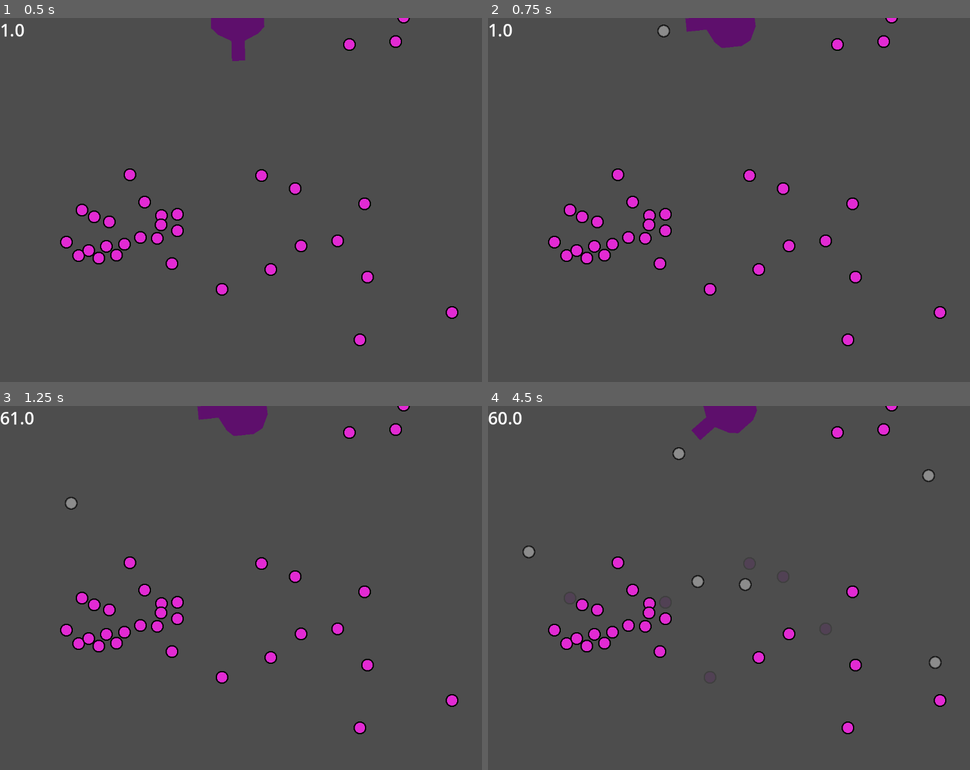
Above: before the commit, frames 1-4 (two rows, left to right).
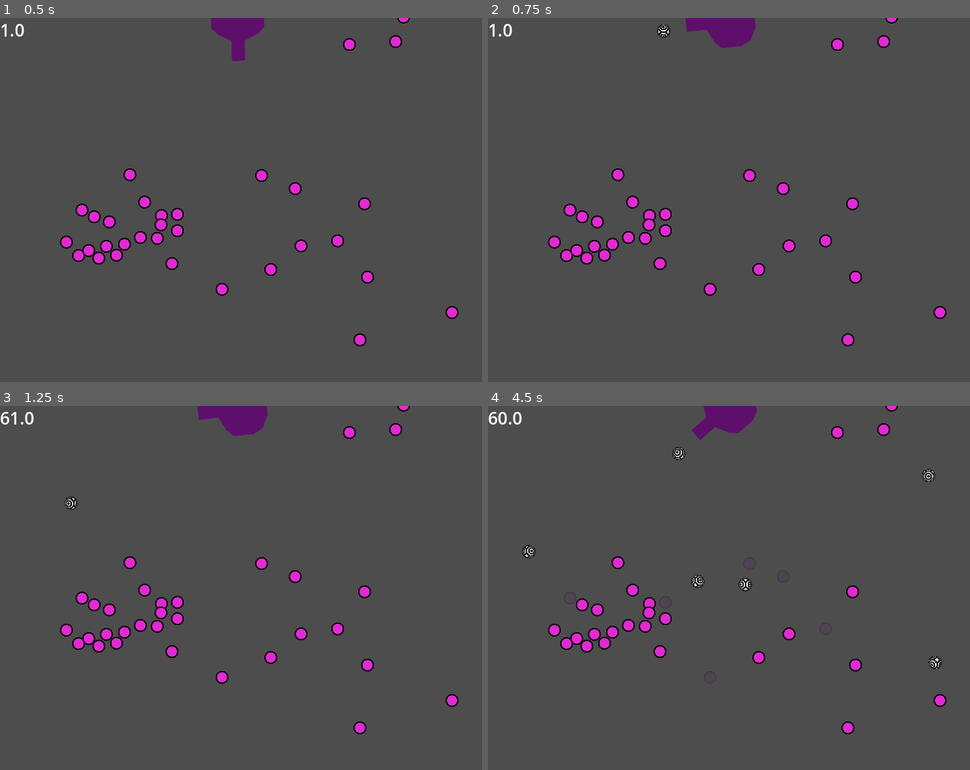
Above: after the commit, the same moments.

Repository: AugustTaub/plonki-deluxe
Game: Godot game, scene res://scenes/main.tscn
The game is run twice, just before and just after one commit, with the same random seed, the same clock (stepped at 60 frames per second) and the same inputs.
Inputs (mouse positions are in pixels of both pictures, inside the frame that each line leads up to):
- Up to frame 1 (0.5 s): no input
- Up to frame 2 (0.75 s): tap Enter at 0.5 s; move the mouse to (521, 43) at 0.52 s; click (521, 43) at 0.6 s
- Up to frame 3 (1.25 s): no input
- Up to frame 4 (4.5 s): move the mouse to (632, 606) at 1.27 s; click (632, 606) at 1.35 s; move the mouse to (777, 507) at 2.02 s; click (777, 507) at 2.1 s; move the mouse to (704, 660) at 2.77 s; click (704, 660) at 2.85 s; move the mouse to (873, 642) at 3.52 s; click (873, 642) at 3.6 s; move the mouse to (584, 533) at 4.27 s; click (584, 533) at 4.35 s

Frame 1 is identical in both runs. In frame 2, less than 0.1% of the frame differs, in the area x 35-38%, y 1-6%; in frame 3, less than 0.1%; in frame 4, 0.4%, in the area x 7-95%, y 11-73%.

Commit message:
added fake 3D ball shader

Diff:
--- a/2D/shaders/ball.tres
+++ b/2D/shaders/ball.tres
@@ -1,14 +1,55 @@
 [gd_resource type="VisualShader" format=3 uid="uid://cuhas6ut2cf4w"]
 
 [ext_resource type="Texture2D" uid="uid://j0uodtkukcni" path="res://2D/godot_gen_textures/ball.tres" id="1_cpubg"]
+
+[sub_resource type="VisualShaderNodeFloatOp" id="VisualShaderNodeFloatOp_cpubg"]
+
+[sub_resource type="VisualShaderNodeExpression" id="VisualShaderNodeExpression_cpubg"]
+size = Vector2(360, 240)
+expression = "float test = 10.0"
 
 [sub_resource type="VisualShaderNodeTexture" id="VisualShaderNodeTexture_167qn"]
 expanded_output_ports = [0]
 texture = ExtResource("1_cpubg")
 
+[sub_resource type="VisualShaderNodeColorOp" id="VisualShaderNodeColorOp_167qn"]
+
+[sub_resource type="VisualShaderNodeInput" id="VisualShaderNodeInput_167qn"]
+expanded_output_ports = [0]
+input_name = "uv"
+
+[sub_resource type="VisualShaderNodeInput" id="VisualShaderNodeInput_ieqdl"]
+input_name = "time"
+
+[sub_resource type="VisualShaderNodeFloatOp" id="VisualShaderNodeFloatOp_baf6l"]
+default_input_values = [0, 0.0, 1, 10.0]
+operator = 2
+
+[sub_resource type="VisualShaderNodeFloatFunc" id="VisualShaderNodeFloatFunc_m28vi"]
+function = 0
+
 [resource]
 mode = 1
 flags/light_only = false
+nodes/fragment/0/position = Vector2(800, 140)
 nodes/fragment/2/node = SubResource("VisualShaderNodeTexture_167qn")
-nodes/fragment/2/position = Vector2(-120, 180)
-nodes/fragment/connections = PackedInt32Array(2, 0, 0, 0, 2, 4, 0, 1)
+nodes/fragment/2/position = Vector2(-160, 400)
+nodes/fragment/4/node = SubResource("VisualShaderNodeColorOp_167qn")
+nodes/fragment/4/position = Vector2(300, -60)
+nodes/fragment/6/node = SubResource("VisualShaderNodeInput_167qn")
+nodes/fragment/6/position = Vector2(-840, -120)
+nodes/fragment/7/node = SubResource("VisualShaderNodeInput_ieqdl")
+nodes/fragment/7/position = Vector2(-860, 200)
+nodes/fragment/8/node = SubResource("VisualShaderNodeFloatOp_baf6l")
+nodes/fragment/8/position = Vector2(-240, -140)
+nodes/fragment/9/node = SubResource("VisualShaderNodeFloatFunc_m28vi")
+nodes/fragment/9/position = Vector2(20, -160)
+nodes/fragment/10/node = SubResource("VisualShaderNodeFloatOp_cpubg")
+nodes/fragment/10/position = Vector2(-420, -120)
+nodes/fragment/11/node = SubResource("VisualShaderNodeExpression_cpubg")
+nodes/fragment/11/position = Vector2(-920, -380)
+nodes/fragment/11/size = Vector2(360, 240)
+nodes/fragment/11/input_ports = ""
+nodes/fragment/11/output_ports = "0,0,test;"
+nodes/fragment/11/expression = "float test = 10.0"
+nodes/fragment/connections = PackedInt32Array(2, 4, 0, 1, 4, 0, 0, 0, 6, 1, 10, 0, 7, 0, 10, 1, 10, 0, 8, 0, 8, 0, 9, 0, 9, 0, 4, 0, 2, 0, 4, 1)
--- /dev/null
+++ b/2D/shaders/fake3Dball.gdshader
@@ -0,0 +1,14 @@
+shader_type canvas_item;
+
+void vertex() {
+	// Called for every vertex the material is visible on.
+}
+
+void fragment() {
+	// Called for every pixel the material is visible on.
+}
+
+//void light() {
+//	// Called for every pixel for every light affecting the CanvasItem.
+//	// Uncomment to replace the default light processing function with this one.
+//}
--- a/scenes/main.tscn
+++ b/scenes/main.tscn
@@ -4,7 +4,6 @@
 [ext_resource type="Script" uid="uid://cv54s4540rxoq" path="res://scripts/debug_text.gd" id="2_0wfyh"]
 [ext_resource type="PackedScene" uid="uid://dn3372rgs7urs" path="res://scenes/destructible_peg.tscn" id="4_jyhfs"]
 [ext_resource type="PackedScene" uid="uid://dcmaqt0frjic" path="res://scenes/ball_cannon.tscn" id="5_tbgi4"]
-[ext_resource type="Shader" uid="uid://cuhas6ut2cf4w" path="res://2D/shaders/ball.tres" id="6_o6xl0"]
 [ext_resource type="Script" uid="uid://cjjmh15hhvqpd" path="res://scripts/global_scripts/ball_manager.gd" id="6_tefeu"]
 
 [sub_resource type="RectangleShape2D" id="RectangleShape2D_0wfyh"]
@@ -18,8 +17,43 @@
 
 [sub_resource type="ExternalTexture" id="ExternalTexture_0wfyh"]
 
-[sub_resource type="ShaderMaterial" id="ShaderMaterial_tipki"]
-shader = ExtResource("6_o6xl0")
+[sub_resource type="Shader" id="Shader_tbgi4"]
+code = "shader_type canvas_item;
+
+varying vec2 roll_pos;
+
+void vertex() {
+    // We are now passing the accumulated position directly
+    roll_pos = INSTANCE_CUSTOM.xy;
+}
+
+void fragment() {
+    vec2 p = UV - 0.5;
+    float r = length(p);
+
+    if (r > 0.5) {
+        discard;
+    }
+
+    float bulge_factor = 1.2;
+    float adjusted_r = pow(r * 2.0, bulge_factor) * 0.5;
+    float z = sqrt(0.25 - adjusted_r * adjusted_r);
+
+    vec2 sphere_uv = p / (z + 0.35);
+
+    vec2 spinning_uv = sphere_uv + roll_pos;
+
+    vec4 tex_color = texture(TEXTURE, fract(spinning_uv));
+
+    float edge_shading = clamp(z * 2.0, 0.0, 1.0);
+    edge_shading = pow(edge_shading, 0.5);
+
+    COLOR = vec4(tex_color.rgb * edge_shading, tex_color.a);
+    COLOR.rgb *= COLOR.rgb * 1.2;
+}"
+
+[sub_resource type="ShaderMaterial" id="ShaderMaterial_tefeu"]
+shader = SubResource("Shader_tbgi4")
 
 [sub_resource type="QuadMesh" id="QuadMesh_tefeu"]
 size = Vector2(32, 32)
@@ -31,6 +65,19 @@
 mesh = SubResource("QuadMesh_tefeu")
 buffer = PackedFloat32Array(0, 7.9999995, 0, 0, 0, 0.005, 0.010416667, 0.29032257, -8, 7.999999, 0, 0, 0, 0, -0.0729166 …(35037 unchanged characters)…
 
+[sub_resource type="Gradient" id="Gradient_tbgi4"]
+interpolation_mode = 1
+offsets = PackedFloat32Array(0, 0.18518518, 0.35185185, 0.5740741, 0.7592593, 1)
+colors = PackedColorArray(0, 0, 0, 1, 1, 1, 1, 1, 0, 0, 0, 1, 0.8958333, 0.8958333, 0.8958333, 1, 0, 0, 0, 1, 1, 1, 1, 1)
+
+[sub_resource type="GradientTexture2D" id="GradientTexture2D_tefeu"]
+gradient = SubResource("Gradient_tbgi4")
+width = 16
+height = 16
+fill = 1
+fill_from = Vector2(0.5, 0.5)
+fill_to = Vector2(0.9302326, 0.058139537)
+
 [node name="main" type="Node2D" unique_id=2063732823]
 script = ExtResource("1_sugp2")
 
@@ -284,8 +331,10 @@
 ball_multimesh = NodePath("MultiMeshInstance2D")
 
 [node name="MultiMeshInstance2D" type="MultiMeshInstance2D" parent="BallManager" unique_id=1639175003]
-material = SubResource("ShaderMaterial_tipki")
+texture_filter = 1
+material = SubResource("ShaderMaterial_tefeu")
 multimesh = SubResource("MultiMesh_o6xl0")
+texture = SubResource("GradientTexture2D_tefeu")
 
 [node name="Camera2D" type="Camera2D" parent="." unique_id=1171107608]
 position = Vector2(3699, 2977)
--- a/scripts/global_scripts/ball_manager.gd
+++ b/scripts/global_scripts/ball_manager.gd
@@ -6,9 +6,9 @@
 var gravity: float = 900
 var bounciness: float = 0.95
 var max_bounces_per_frame: int = 3
-var slipperiness: float = 1.5
+var slipperiness: float = 1.2
 var ball_radius: int = 16
-
+var spin_sensitivity: float = 1.0/140.0
 
 @export var ball_multimesh: MultiMeshInstance2D
 
@@ -22,6 +22,7 @@
 	var inactive_time: float = 0.0
 	var is_sliding: bool = false
 	var visual_instance_id: int = -1
+	var roll_offset: Vector2 = Vector2.ZERO
 
 var active_balls: Array[BallData] = []
 
@@ -42,8 +43,11 @@
 	new_ball.last_frame_pos = spawn_pos
 	new_ball.vel = spawn_vel
 
+
+
 	if ball_multimesh and ball_multimesh.multimesh:
 		new_ball.visual_instance_id = active_balls.size()
+
 
 
 	active_balls.append(new_ball)
@@ -61,6 +65,7 @@
 
 func process_single_ball(ball: BallData, delta: float, space_state: PhysicsDirectSpaceState2D):
 	var has_bounced_this_frame = false
+
 
 	# 1. Apply Gravity
 	ball.vel.y += gravity * delta
@@ -101,6 +106,14 @@
 
 	ball.last_frame_pos = ball.pos
 
+
+
+	ball.roll_offset += ball.vel * delta * spin_sensitivity
+
+	ball.roll_offset.x = fmod(ball.roll_offset.x, 1.0)
+	ball.roll_offset.y = fmod(ball.roll_offset.y, 1.0)
+
+
 func run_coll_check(ball: BallData, move_vec: Vector2, space_state: PhysicsDirectSpaceState2D) -> Dictionary:
 	var hit_normals: Array[Vector2] = []
 	var hit_points: Array[Vector2] = []
@@ -198,3 +211,9 @@
 			ball_multimesh.multimesh.set_instance_color(ball.visual_instance_id, Color.RED)
 		else:
 			ball_multimesh.multimesh.set_instance_color(ball.visual_instance_id, Color.WHITE)
+
+		var custom_data = Color(ball.roll_offset.x, ball.roll_offset.y, 0.0, 0.0)
+		ball_multimesh.multimesh.set_instance_custom_data(ball.visual_instance_id, custom_data)
+
+		#var normalized_vel: Vector2 = Vector2(ball.vel.x,ball.vel.y).normalized()
+		#var adj_vel_length: float = clamp(ball.vel.length()/800,-30,30)
Not shown, added: 2D/shaders/fake3Dball.gdshader.uid
